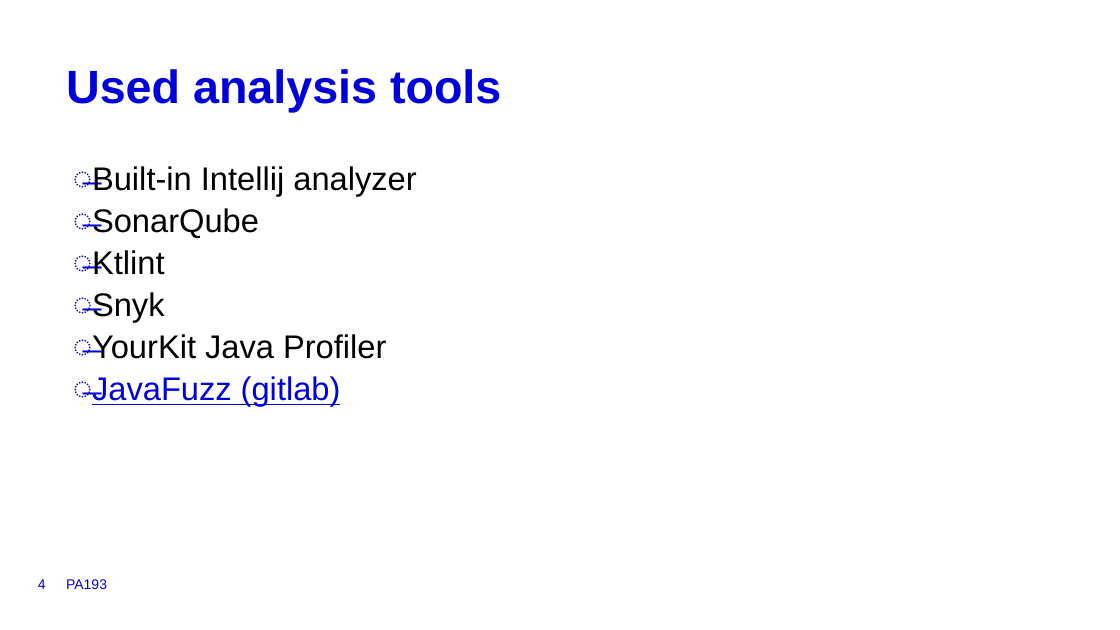
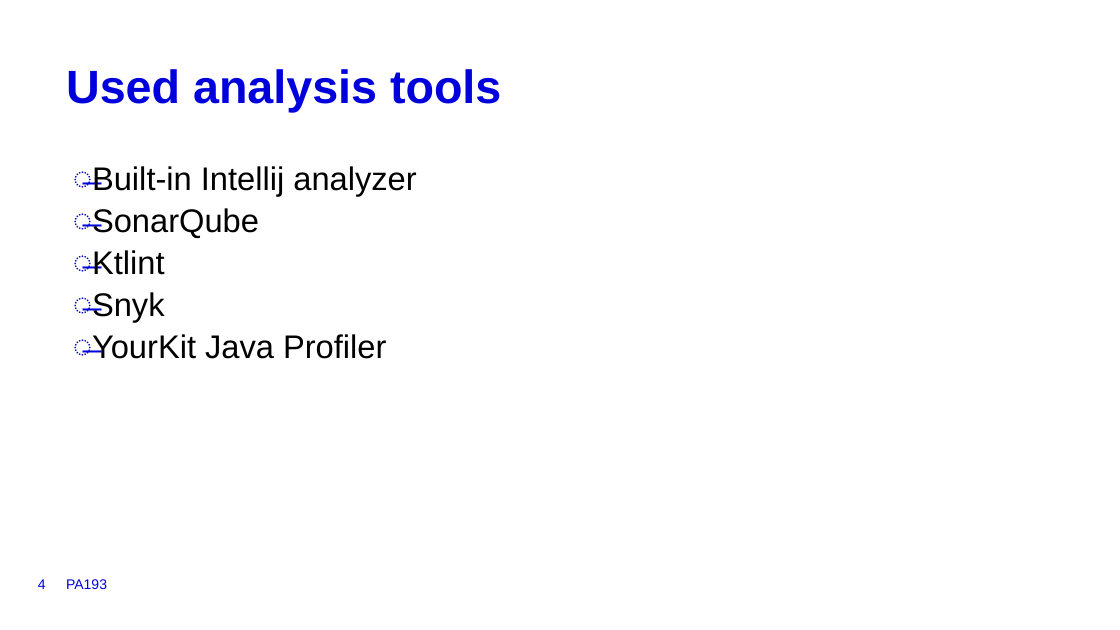
Before and after one commit to NikitaVolotovich/super_bech32m, a slide deck: slide 4 of super_Bech32m.pptm. Drawn at 1120x630 pixels with LibreOffice and Linux fonts; fonts in the diff are those of the drawing; background and template pictures are left out. Boxes give left, top, right and bottom in pixels: in the first picture for what was removed or moved away, otherwise in the second. Text is boxed around its words. In the diff, an @@ line names an element or a change of style, - is before the commit and + after.

Commit message:
analyses

```diff
--- a/super_Bech32m.pptm
+++ b/super_Bech32m.pptm
@@ text at (73, 376, 341, 406): paragraph removed @@
-̶ JavaFuzz (gitlab)
```
